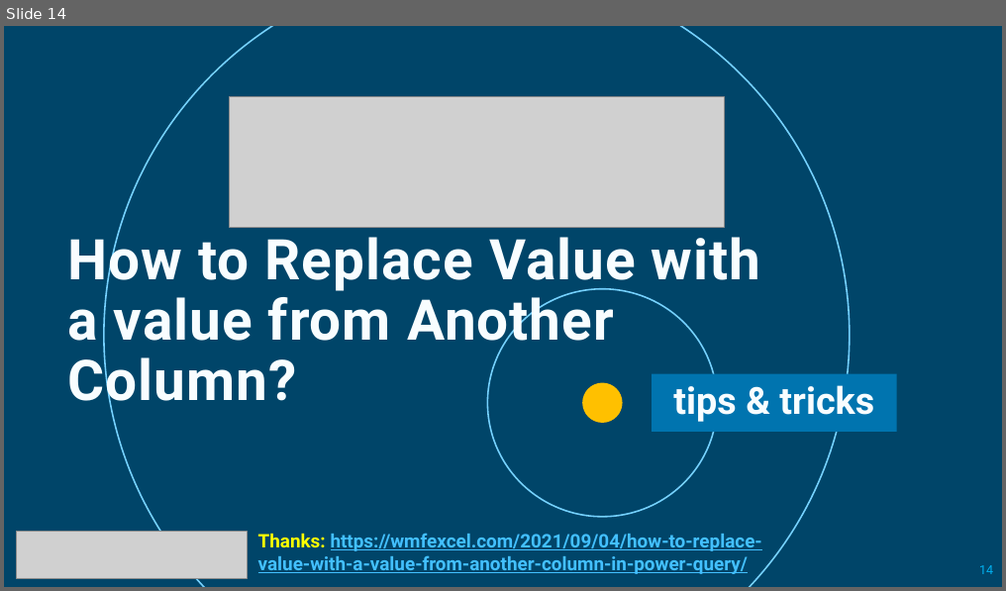
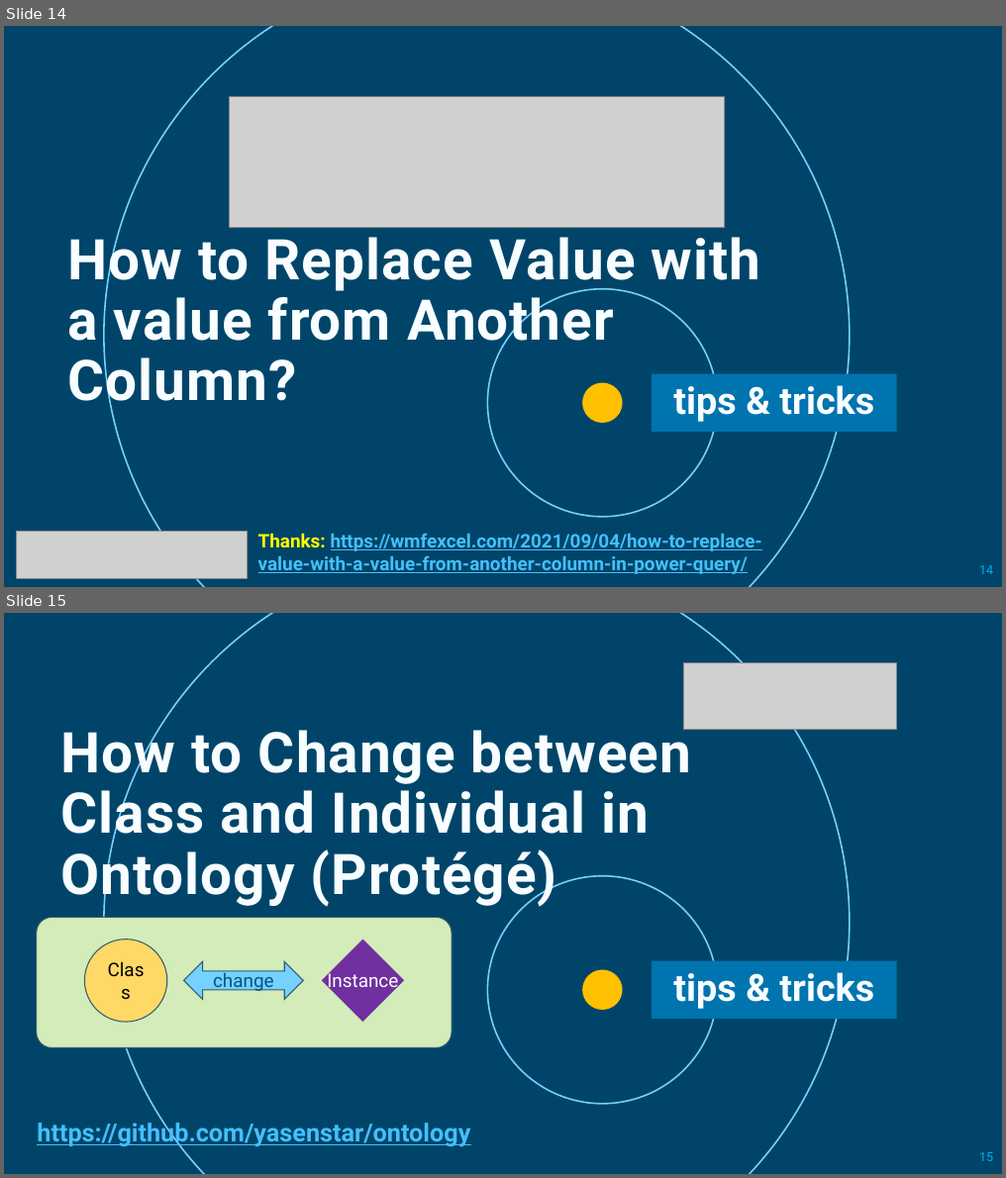
Before and after one commit to yasenstar/self_learning, a slide deck: tool-tips.pptx. Shown one above the other, each under a label of ours: slide 14 before the commit, slides 14 and 15 after it. The pictures are 1006x591 and 1006x1178 pixels, drawn with LibreOffice and Linux fonts; fonts in the diff are those of the drawing; grey boxes stand for pictures; background and template pictures are left out. Boxes give left, top, right and bottom in pixels: in the first picture for what was removed or moved away, otherwise in the second. Text is boxed around its words. In the diff, an @@ line names an element or a change of style, - is before the commit and + after.

```diff
--- a/tool-tips.pptx
+++ b/tool-tips.pptx
@@ slide 15 added at [4,613,1002,1174], background picture (left out) @@
@@ rectangle added at [4,613,1002,1174], fill #000000 at 40% opacity @@
@@ ellipse added at [104,613,849,1174], outline #75D1FF 1.5 pt @@
@@ picture added at [684,663,896,729] @@
@@ title added at [61,721,691,908], 54 pt, text gradient #F8FDFF to #FFFFFF, bold @@
+How to Change between Class and Individual in Ontology (Protégé)
@@ ellipse added at [487,875,718,1103], outline #75D1FF 1.5 pt @@
@@ rounded rectangle added at [37,918,451,1049], fill #D3ECB9, outline #335C70 1 pt @@
@@ ellipse added at [85,940,167,1022], fill #FFD966, outline #335C70 1 pt, 18 pt, text #000000 @@
+Class
@@ left right arrow added at [183,961,303,999], fill #75D1FF, outline #335C70 1 pt, 18 pt, text #005783 @@
+change
@@ diamond added at [322,940,404,1022], fill #7030A0, 18 pt, text #FFFFFF @@
+Instance
@@ rectangle added at [651,961,897,1019], fill #0074AF, 36 pt, text gradient #F8FDFF to #FFFFFF, bold @@
+tips & tricks
@@ freeform shape added at [583,970,623,1010], fill #FFC000 @@
@@ text added at [37,1119,470,1148], 24 pt, text #43C0FF, bold, underline @@
+https://github.com/yasenstar/ontology
@@ page number added at [979,1153,993,1161], 12 pt, text #00B0F0 @@
+15
```
